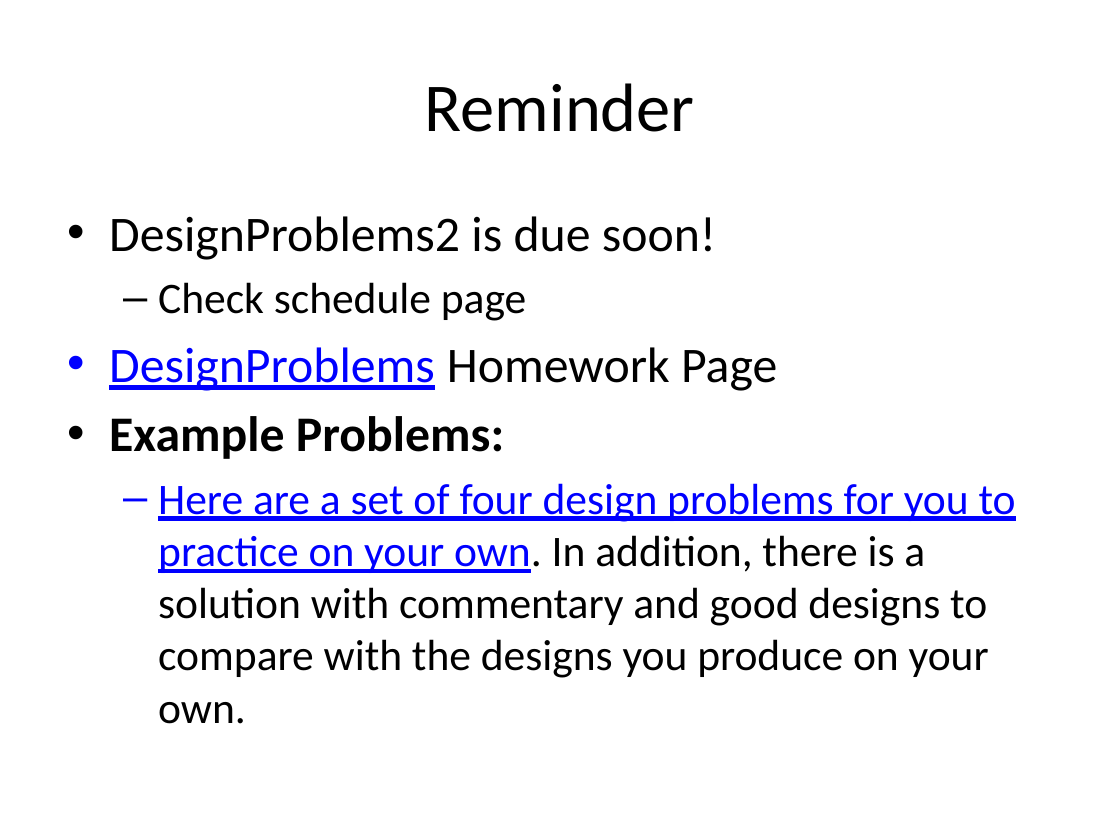
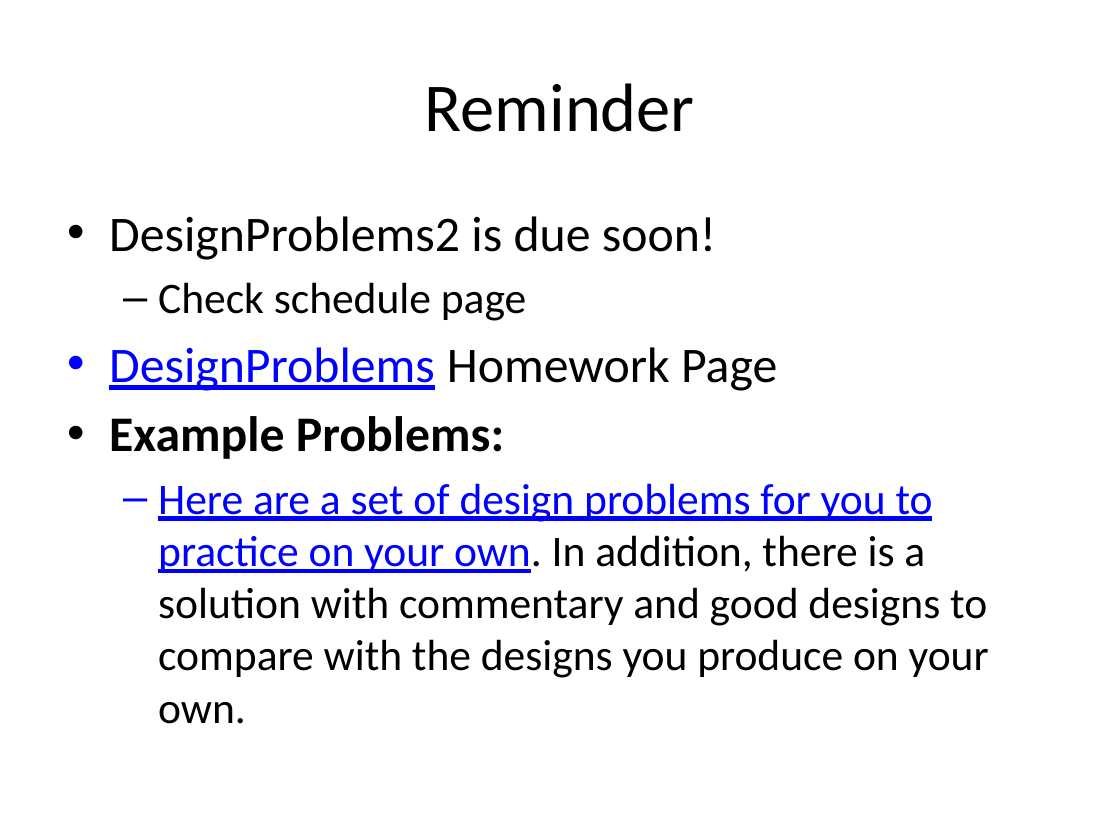
Before and after one commit to RHIT-CSSE/csse220, a slide deck: slide 55 of ClassMaterials/CohesionAndCoupling/Slides/Cohesion_And_Coupling.pptx. Drawn at 1120x840 pixels with LibreOffice and Linux fonts; fonts in the diff are those of the drawing. Boxes give left, top, right and bottom in pixels: in the first picture for what was removed or moved away, otherwise in the second. Text is boxed around its words. In the diff, an @@ line names an element or a change of style, - is before the commit and + after.

```diff
--- a/ClassMaterials/CohesionAndCoupling/Slides/Cohesion_And_Coupling.pptx
+++ b/ClassMaterials/CohesionAndCoupling/Slides/Cohesion_And_Coupling.pptx
@@ text at <box>158,483,989,724</box>: text changed @@
-  – Here are a set of four design problems for you to practice on your own. In addition, there is a solution with commentary and good designs to compare with the designs you produce on your own.
+  – Here are a set of design problems for you to practice on your own. In addition, there is a solution with commentary and good designs to compare with the designs you produce on your own.
```
Also in this commit, not shown: 7 other slides changed.
